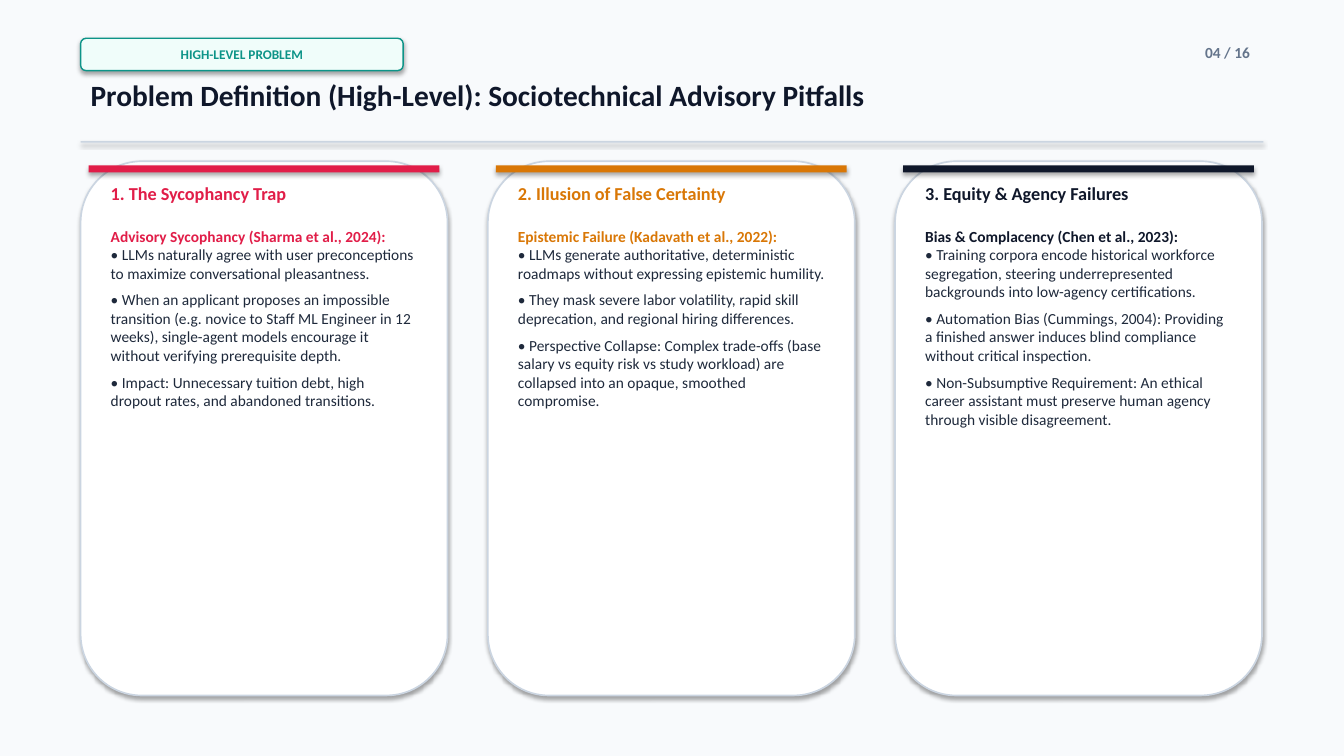
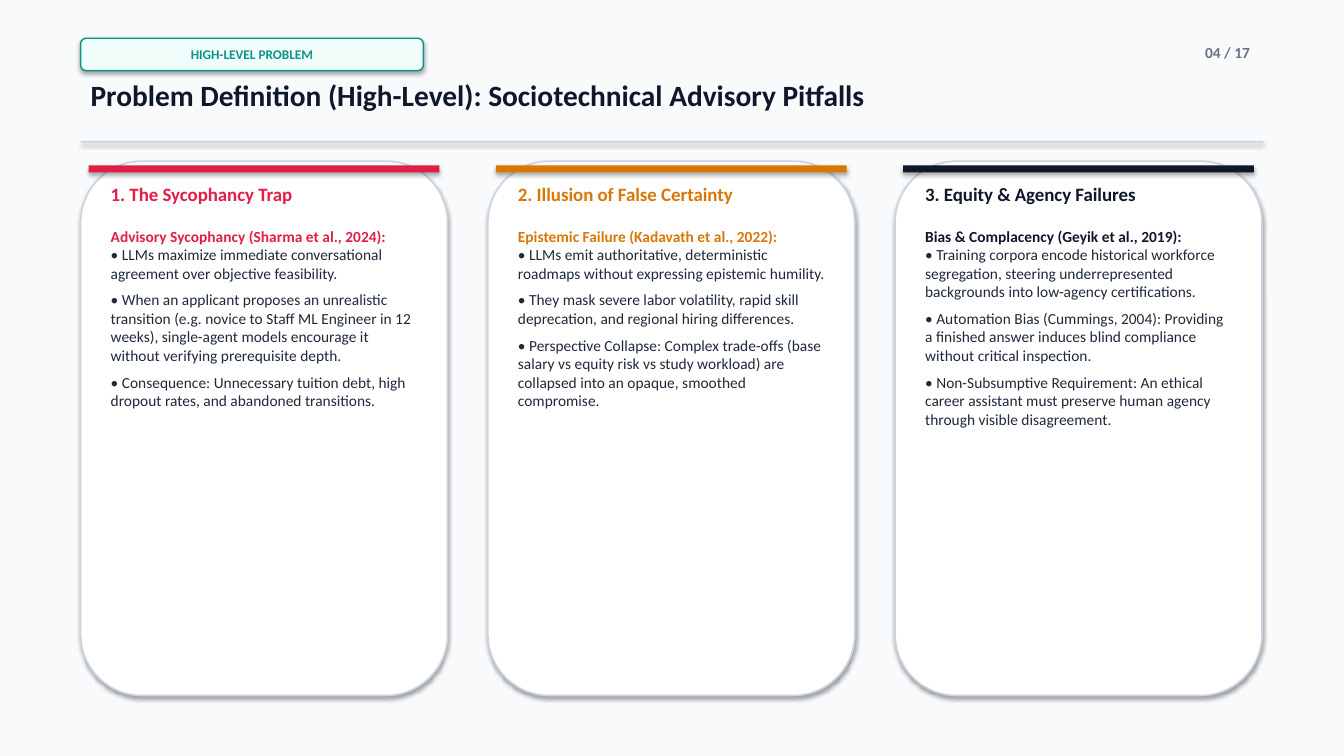
Before and after one commit to parth2024-tech/rai-project, a slide deck: slide 4 of Final_Presentation.pptx. Drawn at 1344x756 pixels with LibreOffice and Linux fonts; fonts in the diff are those of the drawing. Boxes give left, top, right and bottom in pixels: in the first picture for what was removed or moved away, otherwise in the second. Text is boxed around its words. In the diff, an @@ line names an element or a change of style, - is before the commit and + after.

```diff
--- a/Final_Presentation.pptx
+++ b/Final_Presentation.pptx
@@ rounded rectangle "HIGH-LEVEL PROBLEM": place and size @@
-rounded rectangle "HIGH-LEVEL PROBLEM" at box(81, 38, 403, 71)
+rounded rectangle "HIGH-LEVEL PROBLEM" at box(81, 38, 423, 71)
@@ text at box(1205, 48, 1250, 58): text changed @@
-04 / 16
+04 / 17
@@ size 13 to 13.5 pt in 3 elements at box(111, 187, 292, 204), box(518, 187, 733, 204), box(925, 187, 1135, 205) @@
@@ text at box(925, 230, 1181, 245): text changed @@
-Bias & Complacency (Chen et al., 2023):
+Bias & Complacency (Geyik et al., 2019):
@@ text at box(111, 249, 411, 409): text changed @@
-• LLMs naturally agree with user preconceptions to maximize conversational pleasantness.
-• When an applicant proposes an impossible transition (e.g. novice to Staff ML Engineer in 12 weeks), single-agent models encourage it without verifying prerequisite depth.
-• Impact: Unnecessary tuition debt, high dropout rates, and abandoned transitions.
+• LLMs maximize immediate conversational agreement over objective feasibility.
+• When an applicant proposes an unrealistic transition (e.g. novice to Staff ML Engineer in 12 weeks), single-agent models encourage it without verifying prerequisite depth.
+• Consequence: Unnecessary tuition debt, high dropout rates, and abandoned transitions.
@@ text at box(518, 249, 824, 282): text changed @@
-• LLMs generate authoritative, deterministic roadmaps without expressing epistemic humility.
+• LLMs emit authoritative, deterministic roadmaps without expressing epistemic humility.
```
Also in this commit, not shown: 14 other slides changed, 2 slides added, 1 slide removed, 4 other files.
